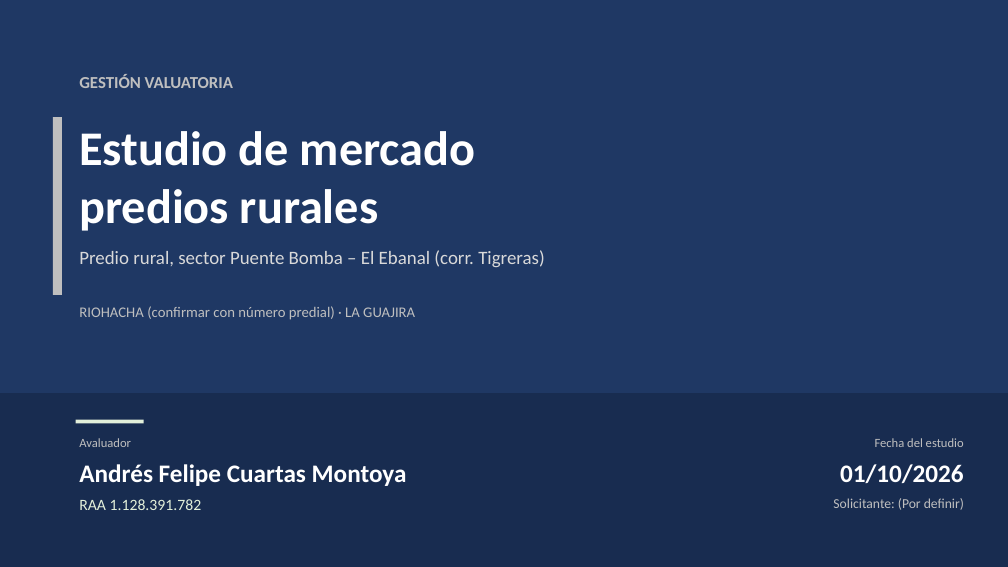
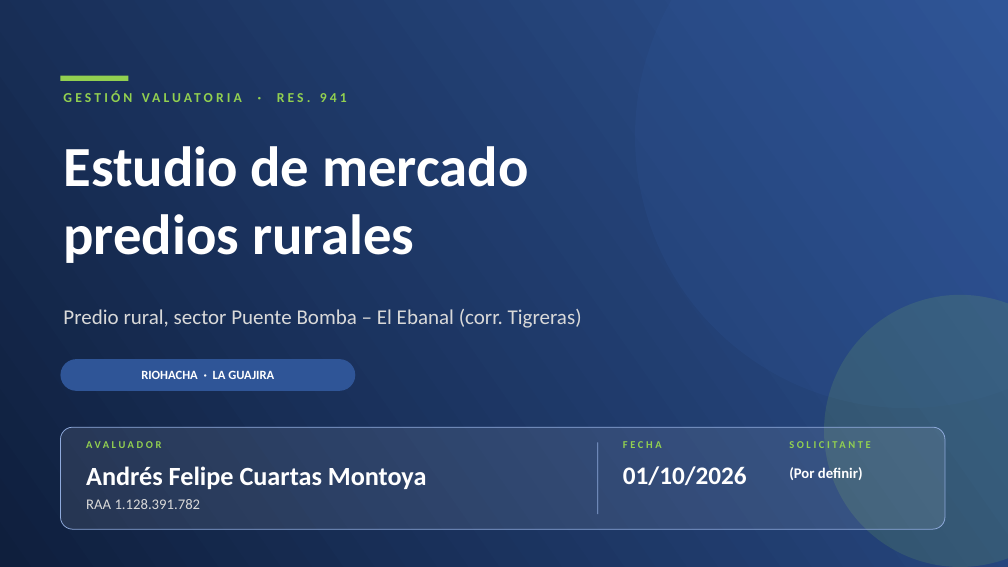
Before and after one commit to andresf1128-ui/Pruebas-Claude, a slide deck: slide 1 of Presentacion_Estudio_Mercado_Rural.pptx. Drawn at 1008x567 pixels with LibreOffice and Linux fonts; fonts in the diff are those of the drawing; background and template pictures are left out; a plain dark background stands for a picture behind light text. Boxes give left, top, right and bottom in pixels: in the first picture for what was removed or moved away, otherwise in the second. Text is boxed around its words. In the diff, an @@ line names an element or a change of style, - is before the commit and + after.

```diff
--- a/Presentacion_Estudio_Mercado_Rural.pptx
+++ b/Presentacion_Estudio_Mercado_Rural.pptx
@@ background #FFFFFF to picture (left out) @@
@@ rectangle at (x1=0, y1=0, x2=1008, y2=567): fill #1F3864 to gradient #0F1F3D to #2F5597 @@
@@ ellipse added at (x1=635, y1=0, x2=1008, y2=408), fill #2F5597 at 22% opacity @@
@@ rectangle added at (x1=60, y1=76, x2=129, y2=81), fill #92D050 @@
@@ rectangle removed at (x1=53, y1=117, x2=62, y2=295) @@
@@ text at (x1=277, y1=93, x2=347, y2=102): text changed; size 16 to 13 pt; text colour #BFBFBF to #92D050 @@
-GESTIÓN VALUATORIA
+GESTIÓN VALUATORIA · RES. 941
@@ text "Estudio de mercado" moved from (x1=79, y1=131, x2=476, y2=231) to (x1=63, y1=146, x2=528, y2=263) @@
@@ text "Estudio de mercado" at (x1=63, y1=146, x2=528, y2=263): size 46 to 54 pt @@
@@ ellipse added at (x1=824, y1=295, x2=1008, y2=567), fill #92D050 at 14% opacity @@
@@ text "Predio rural, sector Puente Bomba ..." moved from (x1=79, y1=250, x2=545, y2=267) to (x1=63, y1=309, x2=582, y2=328) @@
@@ text "Predio rural, sector Puente Bomba ..." at (x1=63, y1=309, x2=582, y2=328): size 18 to 20 pt @@
@@ text removed at (x1=79, y1=306, x2=415, y2=320) @@
-RIOHACHA (confirmar con número predial) · LA GUAJIRA
@@ rounded rectangle added at (x1=60, y1=359, x2=355, y2=391), fill #2F5597, 12 pt, text #FFFFFF, bold @@
+RIOHACHA · LA GUAJIRA
@@ rectangle removed at (x1=0, y1=393, x2=1008, y2=567) @@
@@ rounded rectangle added at (x1=60, y1=427, x2=945, y2=529), fill #FFFFFF at 9% opacity, outline #8FAADC 0.75 pt @@
@@ rectangle removed at (x1=76, y1=420, x2=144, y2=423) @@
@@ text at (x1=86, y1=441, x2=161, y2=448): text changed; size 12 to 10 pt; text colour #BFBFBF to #92D050; bold on @@
-Avaluador
+AVALUADOR
@@ rectangle added at (x1=597, y1=442, x2=598, y2=514), fill #8FAADC @@
@@ text at (x1=623, y1=441, x2=662, y2=448): text changed; size 12 to 10 pt; text colour #BFBFBF to #92D050; bold on @@
-Fecha del estudio
+FECHA
@@ text added at (x1=786, y1=437, x2=938, y2=460), 10 pt, text #92D050, bold @@
+SOLICITANTE
@@ text "Andrés Felipe Cuartas Montoya" moved from (x1=79, y1=464, x2=407, y2=486) to (x1=86, y1=466, x2=427, y2=489) @@
@@ text "Andrés Felipe Cuartas Montoya" at (x1=86, y1=466, x2=427, y2=489): size 24 to 25 pt @@
@@ text "01/10/2026" moved from (x1=840, y1=464, x2=964, y2=483) to (x1=623, y1=466, x2=747, y2=485) @@
@@ text "01/10/2026" at (x1=623, y1=466, x2=747, y2=485): alignment right to left @@
@@ text at (x1=789, y1=467, x2=863, y2=480): text changed; size 13 to 14 pt; text colour #BFBFBF to #FFFFFF; bold on @@
-Solicitante: (Por definir)
+(Por definir)
@@ text "RAA 1.128.391.782" moved from (x1=79, y1=499, x2=202, y2=510) to (x1=86, y1=499, x2=201, y2=509) @@
@@ text "RAA 1.128.391.782" at (x1=86, y1=499, x2=201, y2=509): size 15 to 14 pt, text colour #E2EFDA to #D9D9D9 @@
```
Also in this commit, not shown: 9 other slides changed, 2 other files.
